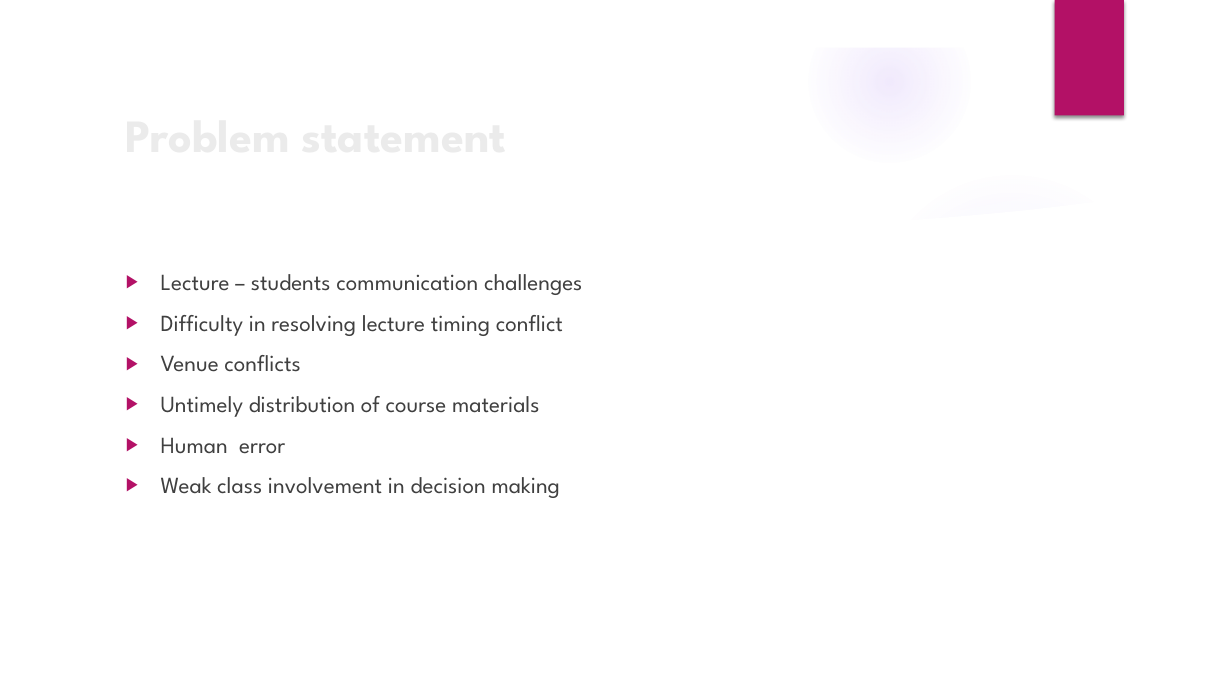
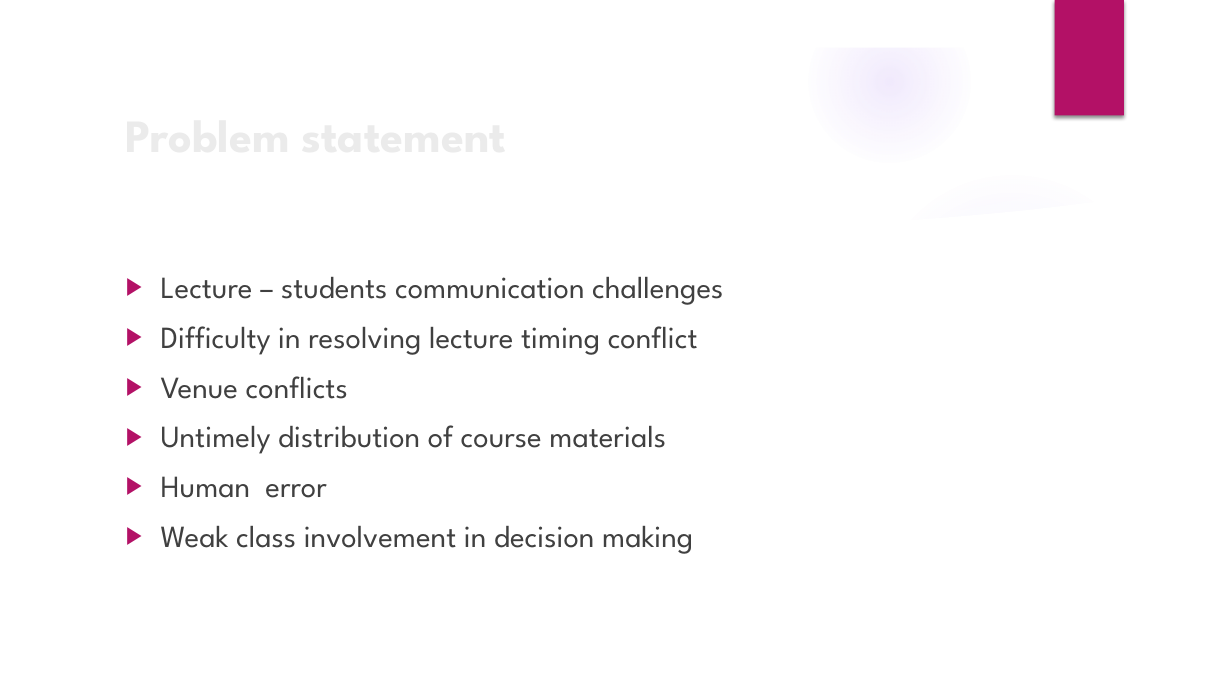
Before and after one commit to ks-manu/Mannschaft_KNUST, a slide deck: slide 5 of Documents/MannschaftPresentation.pptx. Drawn at 1232x693 pixels with LibreOffice and Linux fonts; fonts in the diff are those of the drawing; background and template pictures are left out. Boxes give left, top, right and bottom in pixels: in the first picture for what was removed or moved away, otherwise in the second. Text is boxed around its words. In the diff, an @@ line names an element or a change of style, - is before the commit and + after.

```diff
--- a/Documents/MannschaftPresentation.pptx
+++ b/Documents/MannschaftPresentation.pptx
@@ text "Lecture – students communication challenges" at bbox=[161, 277, 723, 554]: size 18 to 24 pt @@
```
Also in this commit, not shown: 7 other slides changed, 10 slides added, 3 other files.
